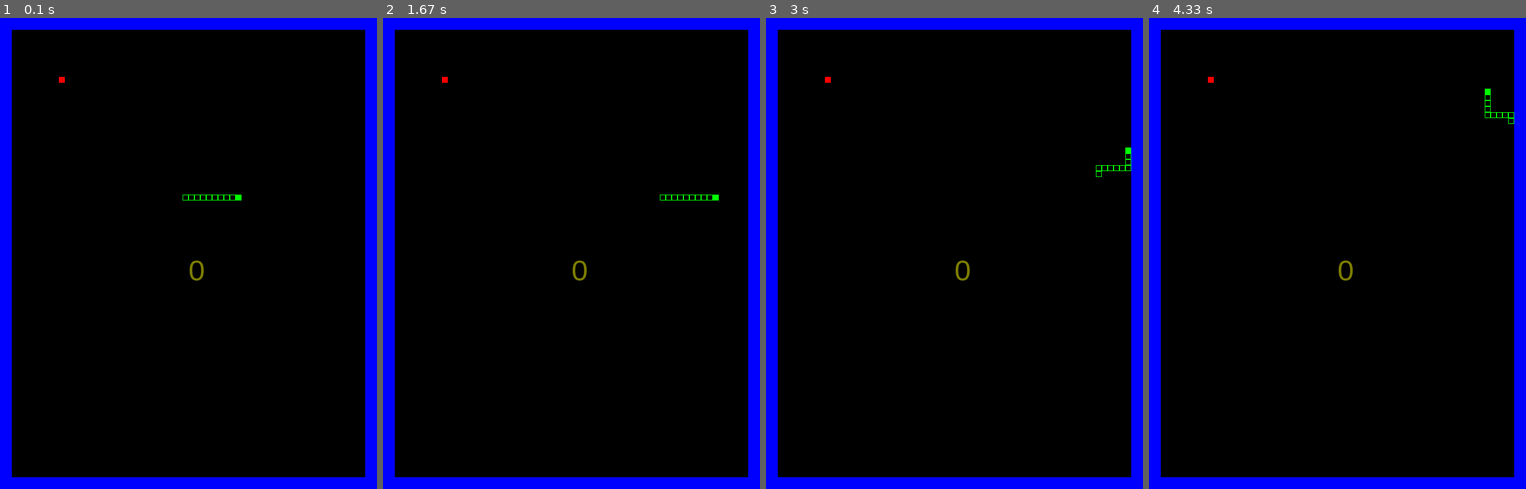
Above: before the commit, frames 1-4 (left to right).
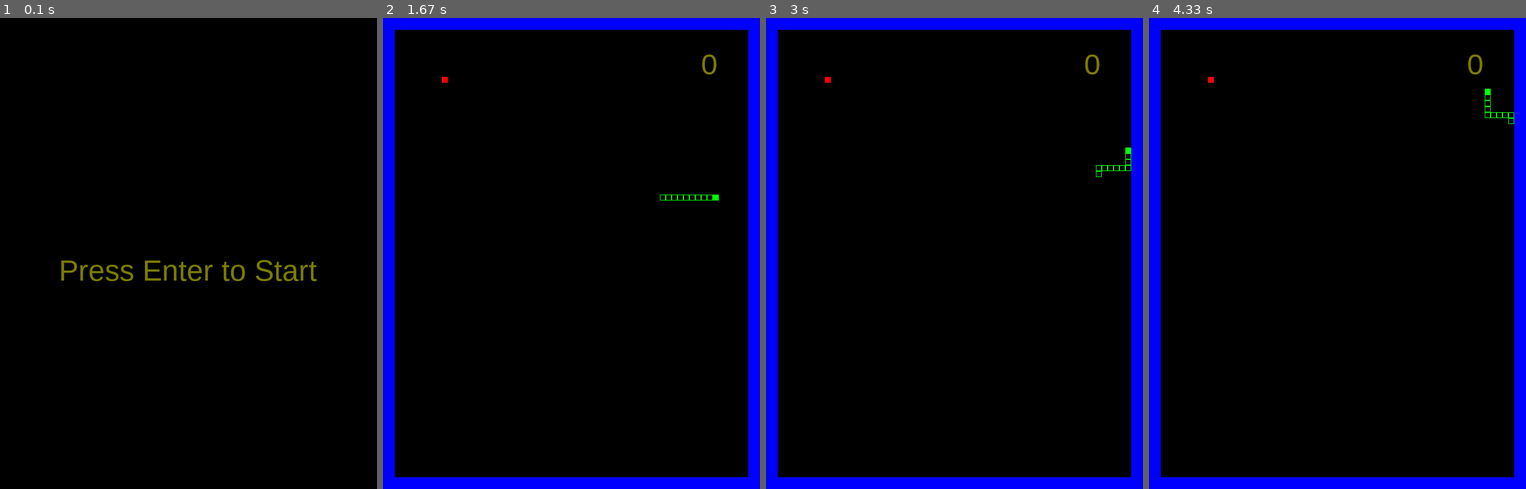
Above: after the commit, the same moments.

Repository: sd18spring/InteractiveProgramming
Game: pygame game, started from SnakeWithBoundary.py
Same seed, same stepped clock (60 frames per second), same inputs: the game is played once before the commit and once after it.
Inputs:
- Up to frame 1 (0.1 s): no input
- Up to frame 2 (1.67 s): tap Enter at 0.33 s; hold Esc 0.67-1.13 s; hold Right 0.67-1.13 s
- Up to frame 3 (3 s): hold Up 1.67-2.13 s; hold Right 2.17-2.63 s; hold Up from 2.67 s (still down)
- Up to frame 4 (4.33 s): release Up at 3.2 s; hold Left 3.57-3.97 s; hold Up from 4 s (still down)

The runs differ from the first frame. In frame 1, 12% of the frame differs, in the area x 0-100%, y 0-100%; in frame 2, 0.1%; in frame 3, 0.1%; in frame 4, 0.1%.

Commit message:
Add a welcome screem

Diff:
--- a/SnakeWithBoundary.py
+++ b/SnakeWithBoundary.py
@@ -12,28 +12,34 @@
         self.font = pygame.font.SysFont("arial", 50)
         self.width = width
         self.height = height
-    def draw(self):
+    def draw1(self):
         """
         This function in the class will draw necessary materials
         and update every change in the window.
         """
-
+        if run:
+            self.screen.fill(pygame.Color(0, 0, 0))
+            for material in self.model.Mouse:
+                pygame.draw.rect(self.screen,
+                                pygame.Color(255, 0, 0),
+                                pygame.Rect(material.x, material.y, material.height, material.width))
+            for material in self.model.Snake:
+                pygame.draw.rect(self.screen,
+                                pygame.Color(0, 255, 0),
+                                pygame.Rect(material.x, material.y, material.height, material.width), not material.head)
+            for material in self.model.Arena:
+                pygame.draw.rect(self.screen,
+                                pygame.Color(0, 0, 255),
+                                pygame.Rect(material.x, material.y, material.width, material.height),
+                                material.padding)
+            play_score = self.font.render(str(self.model.Score.score), 1, (125, 125, 0))
+            self.screen.blit(play_score,(self.width - 100 , 50))
+            pygame.display.update()
+
+    def draw2(self):
         self.screen.fill(pygame.Color(0, 0, 0))
-        for material in self.model.Mouse:
-            pygame.draw.rect(self.screen,
-                            pygame.Color(255, 0, 0),
-                            pygame.Rect(material.x, material.y, material.height, material.width))
-        for material in self.model.Snake:
-            pygame.draw.rect(self.screen,
-                            pygame.Color(0, 255, 0),
-                            pygame.Rect(material.x, material.y, material.height, material.width), not material.head)
-        for material in self.model.Arena:
-            pygame.draw.rect(self.screen,
-                            pygame.Color(0, 0, 255),
-                            pygame.Rect(material.x, material.y, material.width, material.height),
-                            material.padding)
-        play_score = self.font.render(str(self.model.Score.score), 1, (125, 125, 0))
-        self.screen.blit(play_score,(self.width // 2 , self.height // 2))
+        welcome = self.font.render("Press Enter to Start", 1, (125, 125, 0))
+        self.screen.blit(welcome,(100 , self.height // 2))
         pygame.display.update()
 
 class SnakeGameModel(object):
@@ -60,10 +66,13 @@
                 self.Snake[i].x = self.Snake[i+1].x
                 self.Snake[i].y = self.Snake[i+1].y
         self.Snake[-1].update()
+
         if self.Snake[-1].x == self.Mouse[0].x and self.Snake[-1].y == self.Mouse[0].y:
             self.Mouse[0].x = random.randint(2,60) * 10
             self.Mouse[0].y = random.randint(2, 70) * 10
             self.Score.update()
+
+            #Below is the snake growth logic
             if self.Snake[1].x - self.Snake[0].x == 10:
                 self.Snake.insert(0, Snake(10, 10, self.Snake[0].x-10, self.Snake[0].y))
             if self.Snake[1].x - self.Snake[0].x == -10:
@@ -72,8 +81,11 @@
                 self.Snake.insert(0, Snake(10, 10, self.Snake[0].x, self.Snake[0].y-10))
             if self.Snake[1].y - self.Snake[0].y == -10:
                 self.Snake.insert(0, Snake(10, 10, self.Snake[0].x, self.Snake[0].y+10))
+
             print('The Snake gained length!')
-            print(self.Score)
+            print("Score: " + str(self.Score))
+
+        #Below is the snake collision logic
         if abs(self.Snake[-1].x - Arena().width) < Arena().padding or abs(self.Snake[-1].y - Arena().height) < Arena().padding:
             pygame.quit()
         if self.Snake[-1].x < Arena().padding - 10 or self.Snake[-1].y < Arena().padding - 10:
@@ -81,6 +93,7 @@
         for i in range(len(self.Snake)-1):
             if self.Snake[i].x - self.Snake[-1].x == 0 and self.Snake[i].y - self.Snake[-1].y == 0:
                 pygame.quit()
+
     def __str__(self):
         output_lines = []
         for p in self.Mouse:
@@ -172,6 +185,7 @@
         """
         if event.type != KEYDOWN:
             return
+
         if event.key == pygame.K_DOWN:
             if abs(self.model.Snake[-1].vy) != 0:
                 return
@@ -205,15 +219,31 @@
     pygame.init()
     model = SnakeGameModel()
     window = SnakeGameWindowView(model, 640, 800)
-    run = True
+    run = False
     control = SnakeController(model)
+
+    while not run:
+        for event in pygame.event.get():
+            if event.type == KEYDOWN:
+                if event.key == pygame.K_RETURN or event.key == pygame.K_SPACE:
+                    run = True
+                    break
+        model.update()
+        window.draw2()
+        time.sleep(0.1)
+
 
     while run:
         for event in pygame.event.get():
             if event.type == pygame.QUIT:
-                run = False
+                #run = False
+                break
+            if event.type == KEYDOWN:
+                if event.key == pygame.K_ESCAPE:
+                    #run = False
+                    break
             control.handle_event(event)
         model.update()
-        window.draw()
+        window.draw1()
         time.sleep(0.1)
     pygame.quit()
